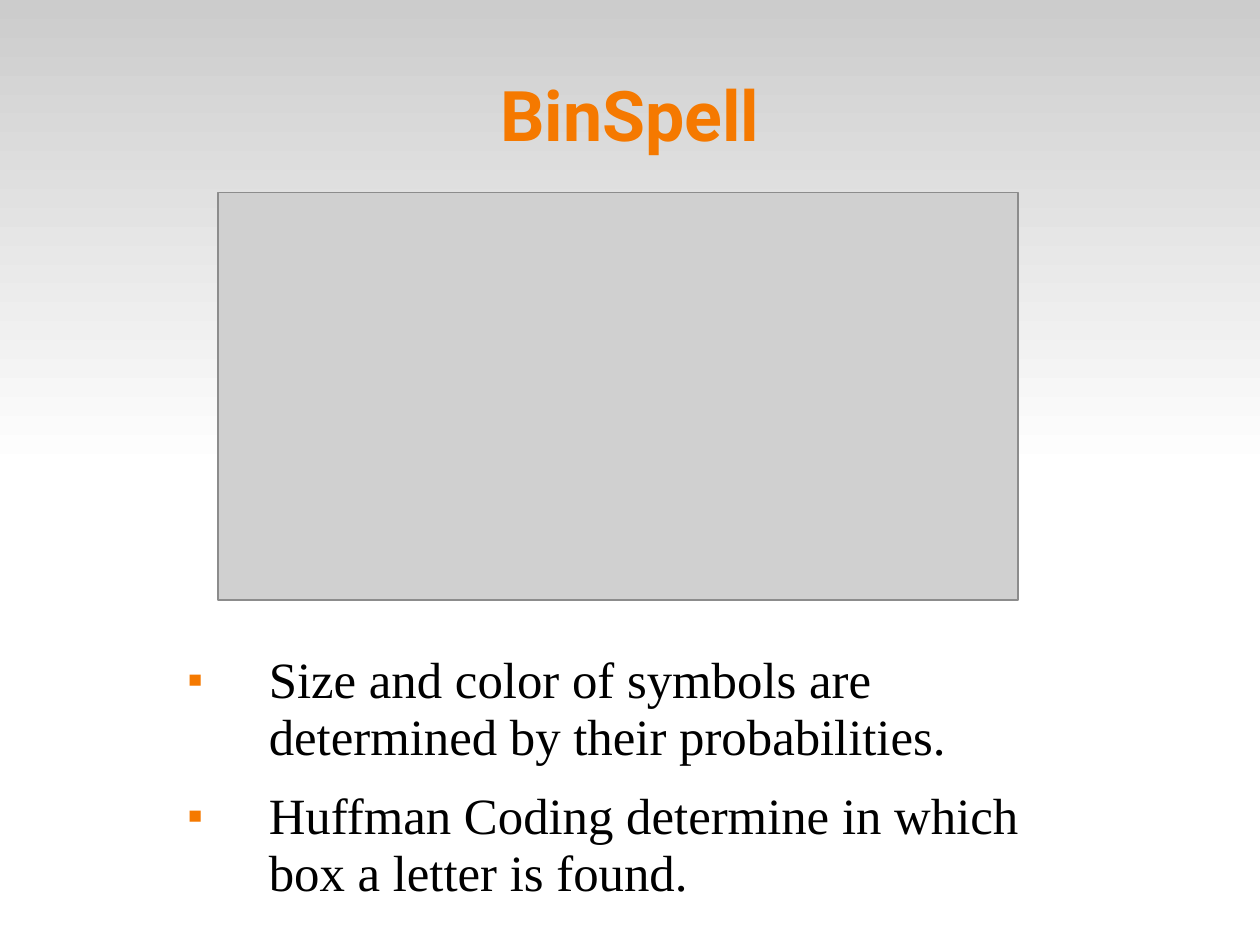
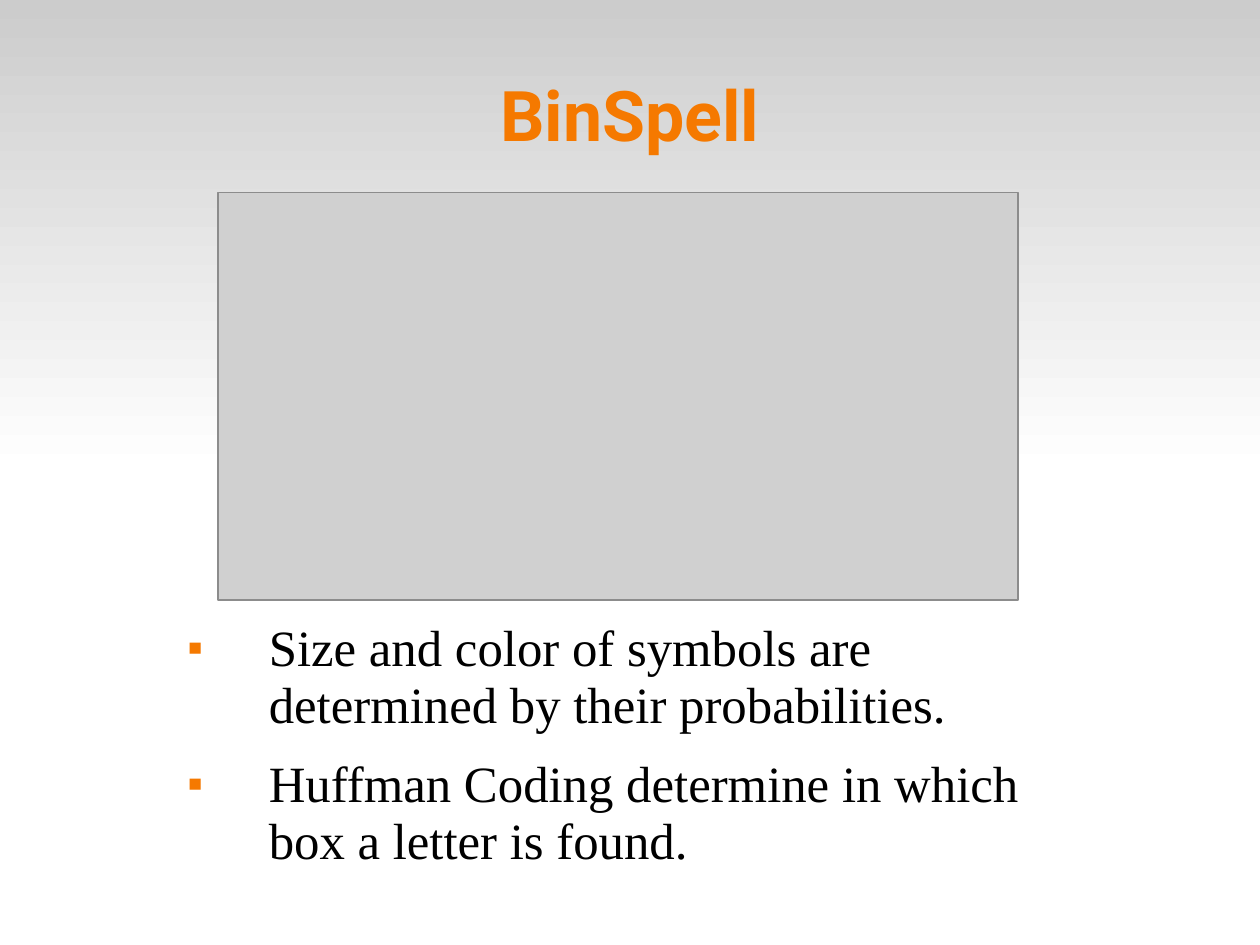
Before and after one commit to abdullah38rcc/BCI-Virtual-Keyboard, a slide deck: slide 7 of master's/docs/virtKey.ppt (slide 4 before the commit). Drawn at 1260x945 pixels with LibreOffice and Linux fonts; fonts in the diff are those of the drawing; grey boxes stand for pictures. Boxes give left, top, right and bottom in pixels: in the first picture for what was removed or moved away, otherwise in the second. Text is boxed around its words. In the diff, an @@ line names an element or a change of style, - is before the commit and + after.

```diff
--- a/master's/docs/virtKey.ppt
+++ b/master's/docs/virtKey.ppt
@@ text "Size and color of symbols ...": place and size @@
-text "Size and color of symbols ..." at (269, 662, 1018, 892)
+text "Size and color of symbols ..." at (269, 630, 1018, 860)
```
Also in this commit, not shown: 6 other slides changed, 3 slides added.
